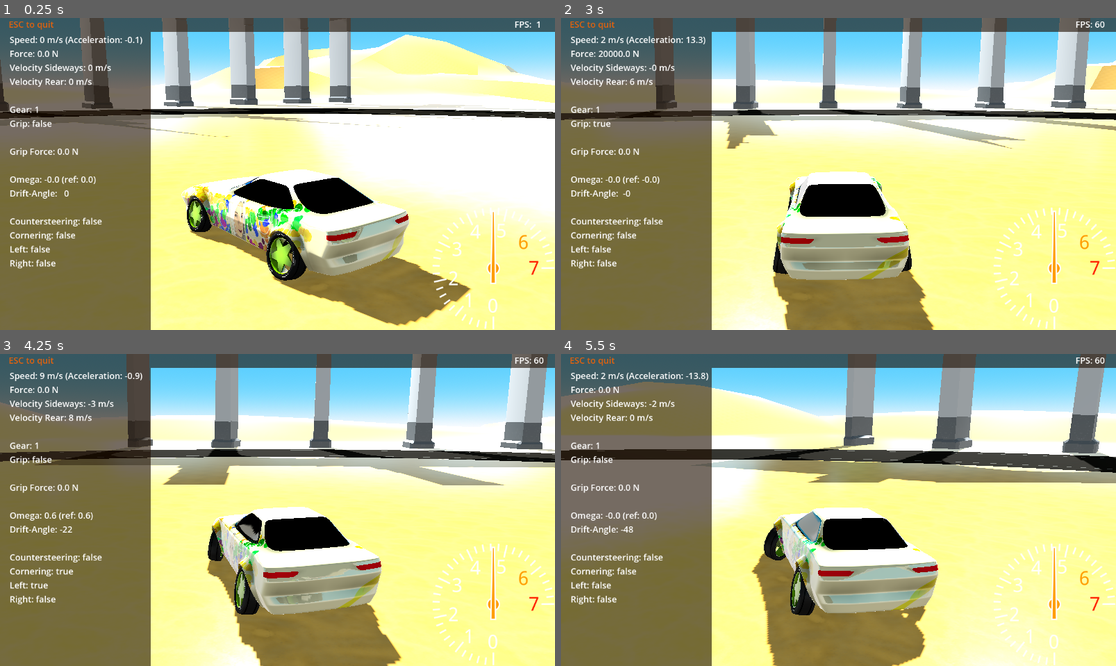
Above: before the commit, frames 1-4 (two rows, left to right).
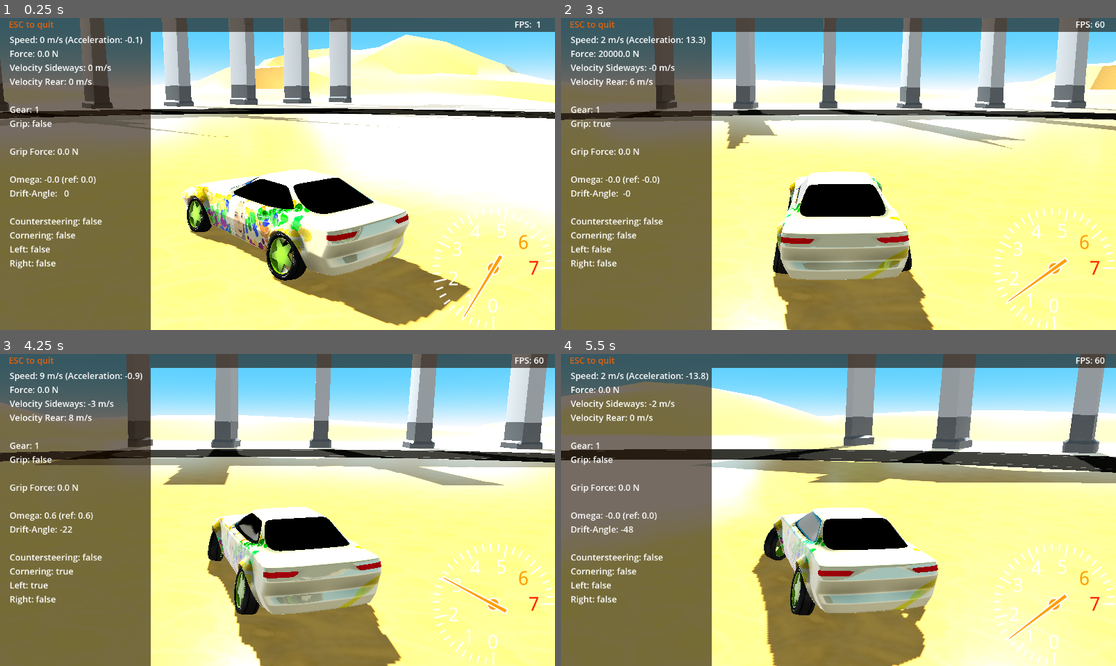
Above: after the commit, the same moments.

Repository: tomaga-dev/DriftCarG4
Game: Godot game, scene res://Scenes/Start.tscn
Two runs of this game, one before a commit and one after it. Both use one fixed random seed, a clock stepped at 60 frames per second and the inputs below.
Inputs:
- Up to frame 1 (0.25 s): no input
- Up to frame 2 (3 s): hold Right (controller_right) 0.53-1.28 s; hold Down (controller_brake) 1.28-2.03 s; hold Right (controller_right) 2.03-2.78 s; hold Up (controller_accelerate) from 2.78 s (still down)
- Up to frame 3 (4.25 s): release Up (controller_accelerate) at 3.53 s; hold Left (controller_left) from 3.53 s (still down)
- Up to frame 4 (5.5 s): release Left (controller_left) at 5.03 s; hold Down (controller_brake) from 5.03 s (still down)

The runs differ from the first frame. In frame 1, 0.4% of the frame differs, in the area x 83-91%, y 61-97%; in frame 2, 0.4%, in the area x 80-92%, y 61-92%; in frame 3, 0.4%; in frame 4, 0.4%.

Commit message:
A node path to the rev counter needle
The rev counter needle will be rotated here.

Diff:
--- a/Drift Car/Scenes/Player.gd
+++ b/Drift Car/Scenes/Player.gd
@@ -1,12 +1,21 @@
 extends Node
 
 @export var car_node: NodePath
+@export var needle_node: NodePath
 
 var car: VehicleController
+var needle: TextureRect
+var m: float
+var b: float
 
 
 func _ready():
 	car = get_node(car_node)
+	needle = get_node(needle_node)
+	var k = 0.5 * PI + PI
+	# max revolutions = 7 (thousand)
+	m = 6.2 / 7 * k
+	b = 0.8 / 7 * k
 
 func get_player_input(driver):
 	if Input.is_action_pressed("controller_brake"):
@@ -21,10 +30,11 @@
 		if Input.is_action_pressed("controller_reverse"):
 			driver.reverse()
 
-func query_driver(car_of_driver: VehicleController, _rev_normalized: float):
+func query_driver(car_of_driver: VehicleController, rev_normalized: float):
 	car_of_driver.driver.start_query()
 	if car_of_driver == car:
 		get_player_input(car_of_driver.driver)
+		needle.rotation = -PI + m * rev_normalized + b
 
 func _on_monteri_query_driver(car_of_driver, rev_normalized):
 	query_driver(car_of_driver, rev_normalized)
